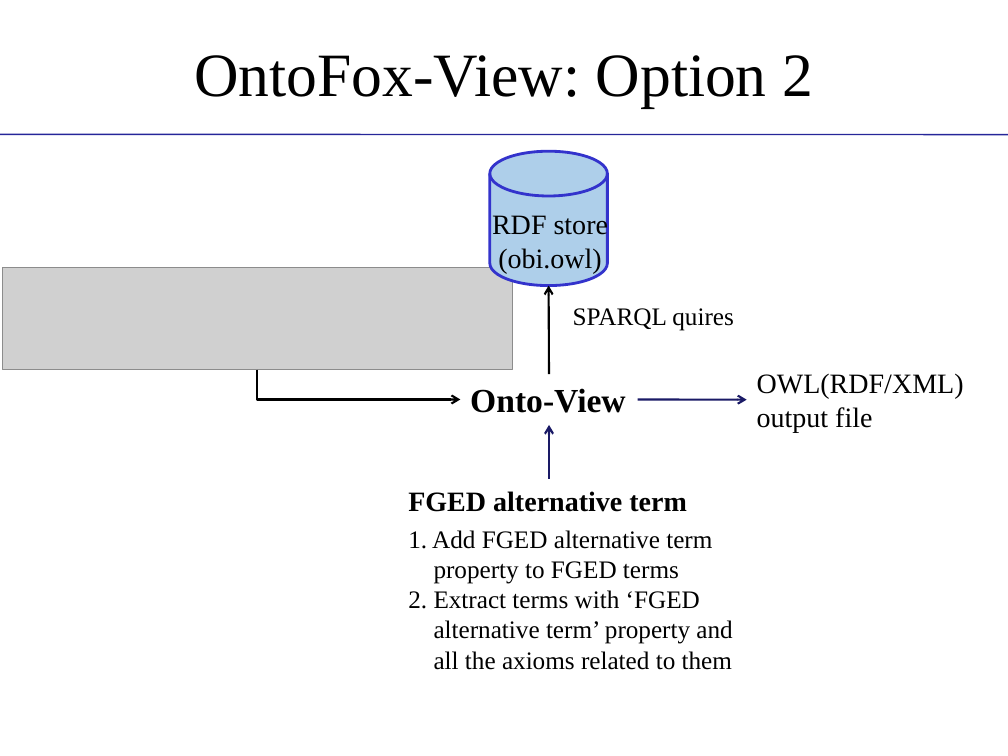
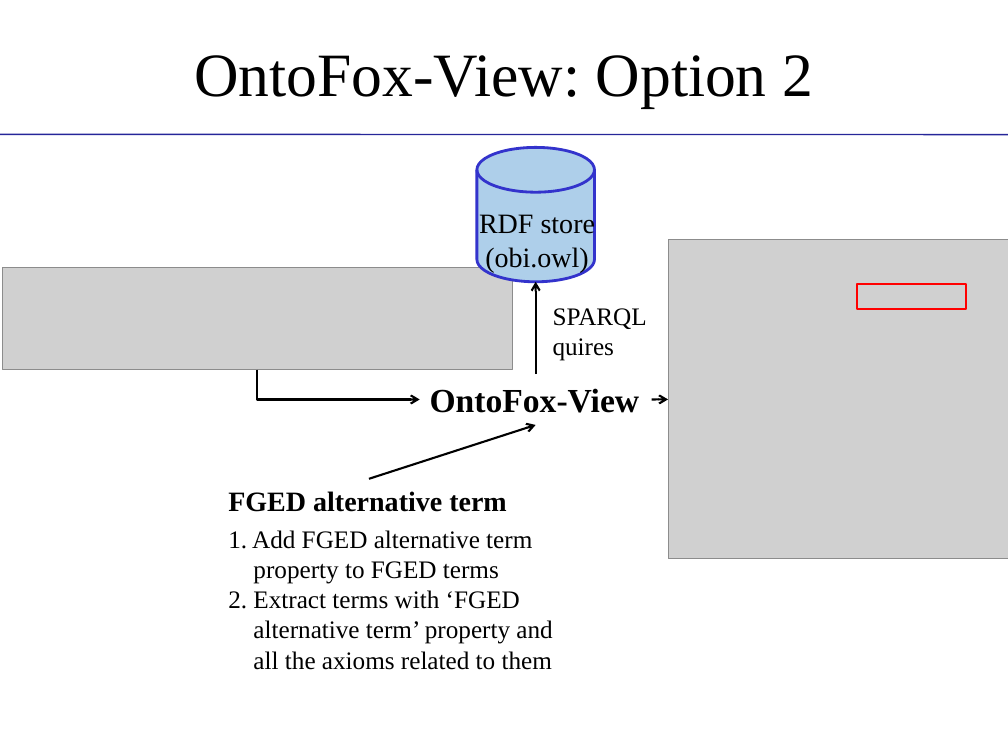
Before and after one commit to obi-ontology/obi-legacy-svn, a slide deck: slide 16 of trunk/docs/presentations/OBI tutorial July 2011 ICBO/MIREOT-View.pptx. Drawn at 1008x756 pixels with LibreOffice and Linux fonts; fonts in the diff are those of the drawing; grey boxes stand for pictures; background and template pictures are left out. Boxes give left, top, right and bottom in pixels: in the first picture for what was removed or moved away, otherwise in the second. Text is boxed around its words. In the diff, an @@ line names an element or a change of style, - is before the commit and + after.

Commit message:
add obi-fgedView.owl screenshot

```diff
--- a/trunk/docs/presentations/OBI tutorial July 2011 ICBO/MIREOT-View.pptx
+++ b/trunk/docs/presentations/OBI tutorial July 2011 ICBO/MIREOT-View.pptx
@@ cylinder: place and size @@
-cylinder at (490, 151, 608, 285)
+cylinder at (477, 147, 595, 281)
@@ text "RDF store": place and size @@
-text "RDF store" at (492, 213, 608, 273)
+text "RDF store" at (479, 212, 595, 272)
@@ picture added at (668, 240, 1008, 559) @@
@@ arrow moved from (549, 374) - (548, 285) to (535, 374) - (535, 282) @@
@@ rectangle added at (857, 283, 966, 308), outline #FF0000 1.5 pt @@
@@ text at (553, 308, 647, 361): text changed @@
-SPARQL quires
+SPARQL
+quires
@@ elbow arrow moved from (257, 370) - (461, 399) to (257, 370) - (419, 399) @@
@@ text at (430, 388, 640, 413): text changed @@
-Onto-View
+OntoFox-View
@@ text removed at (757, 373, 964, 432) @@
-OWL(RDF/XML)
-output file
@@ arrow moved from (638, 399) - (747, 400) to (652, 399) - (668, 399) @@
@@ arrow (652, 399) - (668, 399): stroke #191966 1.5 pt to #000000 1.5 pt @@
@@ arrow moved from (549, 479) - (549, 425) to (369, 479) - (535, 425) @@
@@ arrow (369, 479) - (535, 425): stroke #191966 1.5 pt to #000000 1.5 pt @@
@@ text "FGED alternative term": place and size @@
-text "FGED alternative term" at (408, 491, 687, 512)
+text "FGED alternative term" at (228, 491, 507, 512)
@@ text "1. Add FGED alternative term": place and size @@
-text "1. Add FGED alternative term" at (408, 530, 732, 670)
+text "1. Add FGED alternative term" at (228, 530, 552, 670)
```
Also in this commit, not shown: 1 other slide changed.
